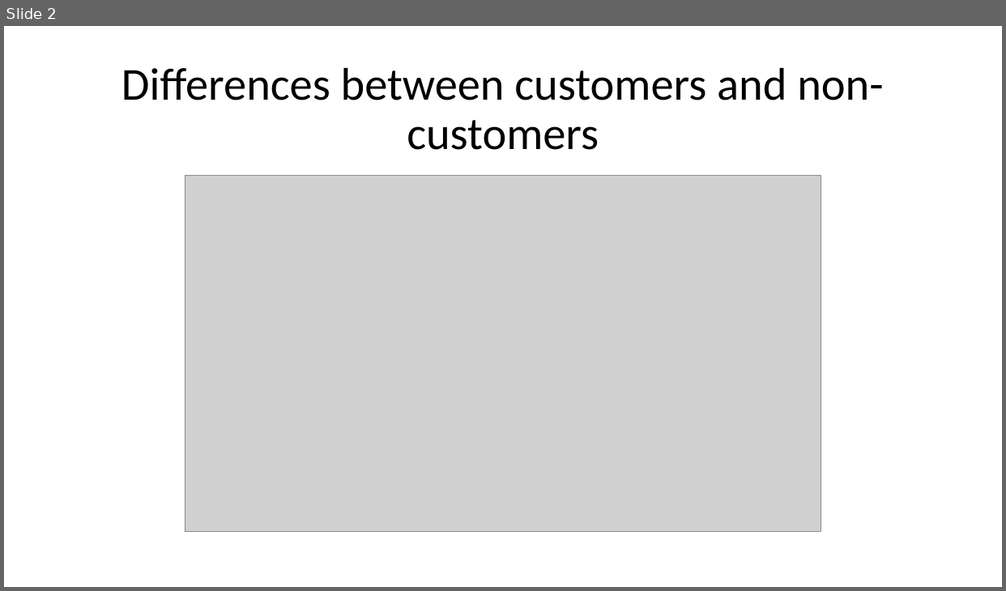
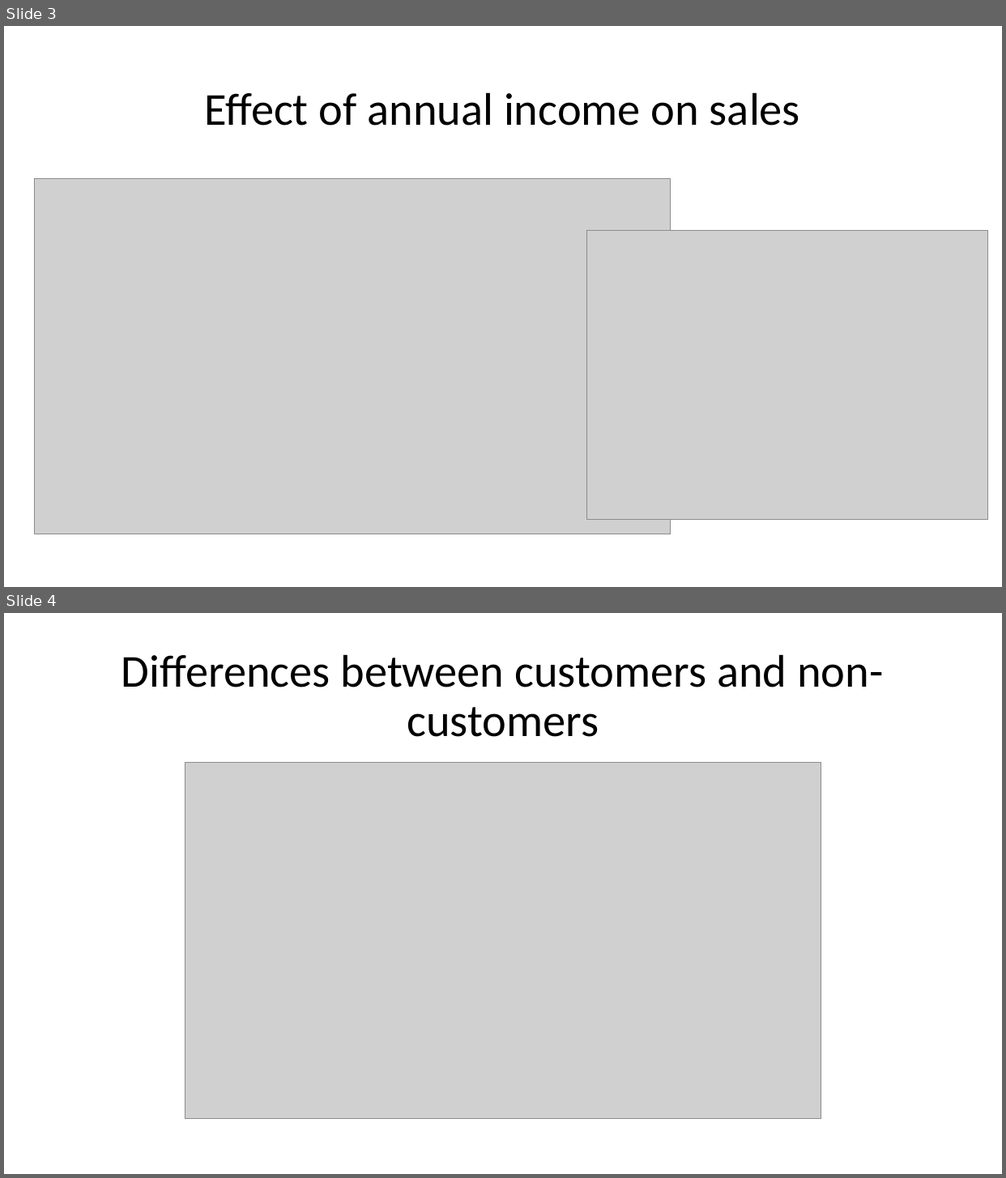
Before and after one commit to SL477/Travel_Insurance_habits, a slide deck: Travel Insurance Customers Travel Habits.pptx. Shown one above the other, each under a label of ours: slide 2 before the commit, slides 3 and 4 after it. The pictures are 1006x591 and 1006x1178 pixels, drawn with LibreOffice and Linux fonts; fonts in the diff are those of the drawing; grey boxes stand for pictures. Boxes give left, top, right and bottom in pixels: in the first picture for what was removed or moved away, otherwise in the second. Text is boxed around its words. In the diff, an @@ line names an element or a change of style, - is before the commit and + after.

```diff
--- a/Travel Insurance Customers Travel Habits.pptx
+++ b/Travel Insurance Customers Travel Habits.pptx
@@ slide 3 added at bbox=[4, 26, 1002, 587], background #FFFFFF @@
@@ title added at bbox=[205, 92, 800, 126], 44 pt, text #000000 @@
+Effect of annual income on sales
@@ picture added at bbox=[35, 179, 671, 535] @@
@@ picture added at bbox=[586, 231, 987, 520] @@
@@ what was slide 2 is now slide 4 @@
```
Also in this commit, not shown: 1 slide changed, 5 other slides added, 8 other files.
